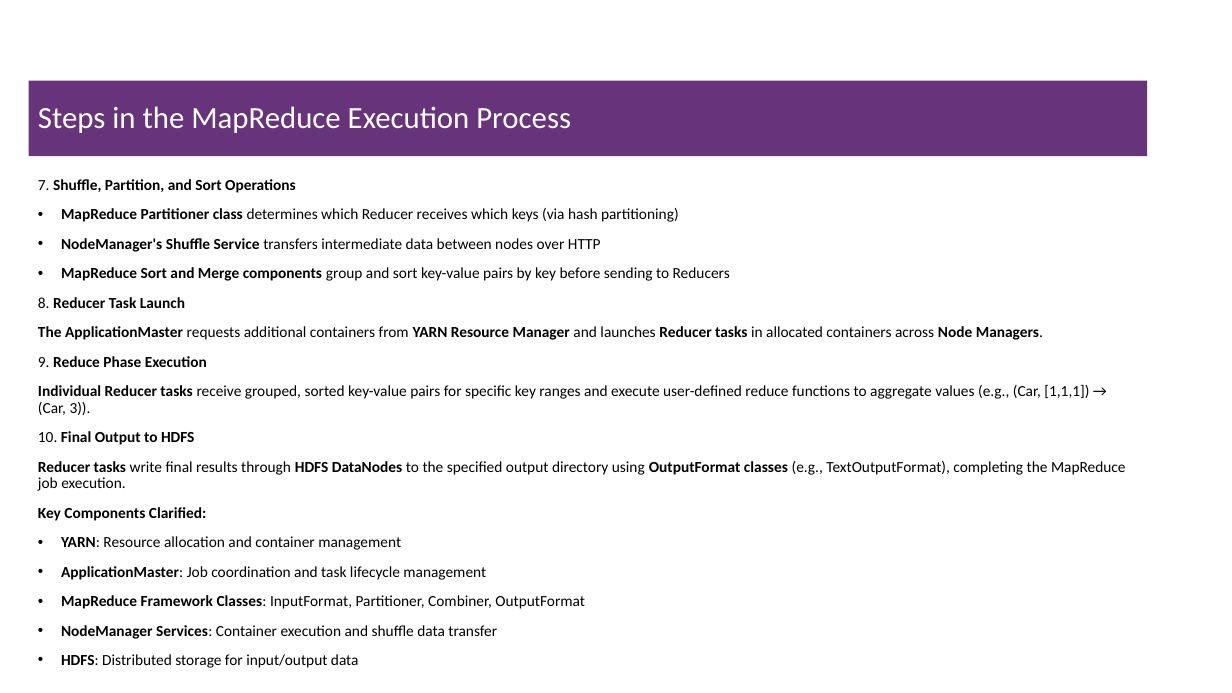
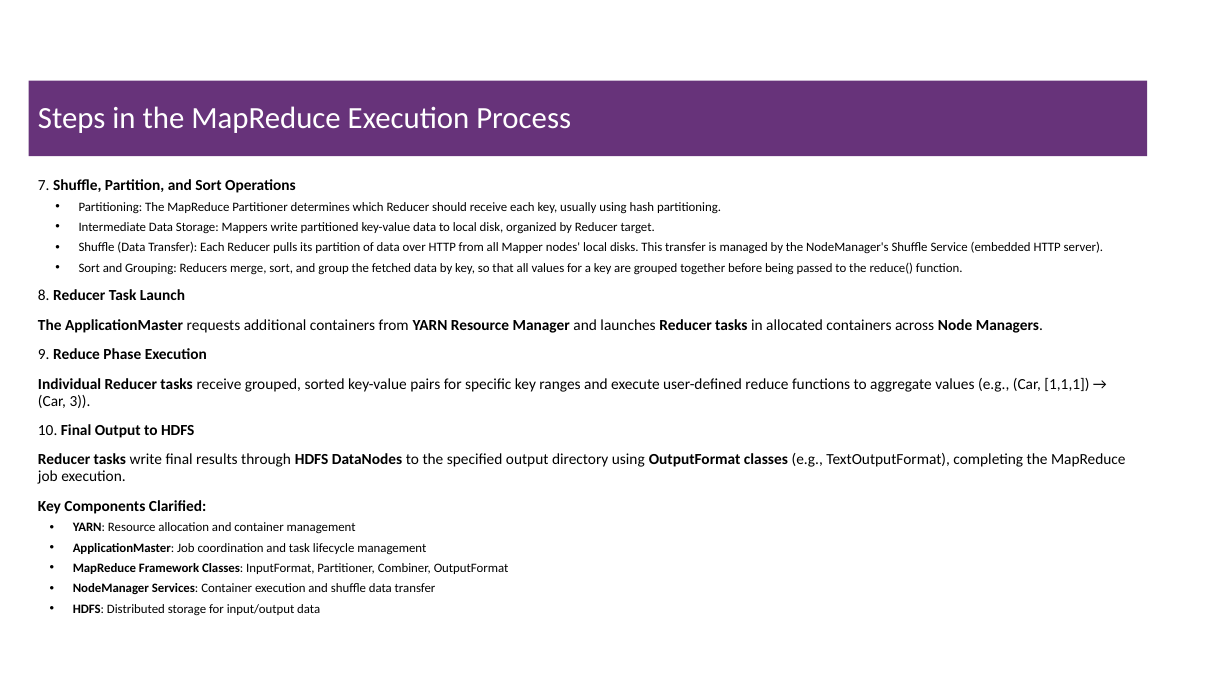
Before and after one commit to msfasha/307401-Big-Data, a slide deck: slide 14 of 20243/section_2_introduction_to_hadoop_eco_system/2-Introduction to Hadoop Eco System.pptx. Drawn at 1232x693 pixels with LibreOffice and Linux fonts; fonts in the diff are those of the drawing; background and template pictures are left out. Boxes give left, top, right and bottom in pixels: in the first picture for what was removed or moved away, otherwise in the second. Text is boxed around its words. In the diff, an @@ line names an element or a change of style, - is before the commit and + after.

```diff
--- a/20243/section_2_introduction_to_hadoop_eco_system/2-Introduction to Hadoop Eco System.pptx
+++ b/20243/section_2_introduction_to_hadoop_eco_system/2-Introduction to Hadoop Eco System.pptx
@@ text at bbox=[79, 202, 1104, 275]: text changed; size 12 to 10 pt @@
-• MapReduce Partitioner class determines which Reducer receives which keys (via hash partitioning)
-• NodeManager's Shuffle Service transfers intermediate data between nodes over HTTP
-• MapReduce Sort and Merge components group and sort key-value pairs by key before sending to Reducers
+  • Partitioning: The MapReduce Partitioner determines which Reducer should receive each key, usually using hash partitioning.
+  • Intermediate Data Storage: Mappers write partitioned key-value data to local disk, organized by Reducer target.
+  • Shuffle (Data Transfer): Each Reducer pulls its partition of data over HTTP from all Mapper nodes' local disks. This transfer is managed by the NodeManager's Shuffle Service (embedded HTTP server).
+  • Sort and Grouping: Reducers merge, sort, and group the fetched data by key, so that all values for a key are grouped together before being passed to the reduce() function.
@@ text at bbox=[73, 522, 509, 616]: size 12 to 10 pt in "YARN: Resource allocation and container management", "ApplicationMaster: Job coordination and task lifecycle manag ...", "MapReduce Framework Classes: InputFormat, Partitioner, Combi ...", "NodeManager Services: Container execution and shuffle data ..." and 1 more places; list level 1 to 2 in "YARN: Resource allocation and container ..."; list level 1 to 2 in "ApplicationMaster: Job coordination and task ..."; list level 1 to 2 in "MapReduce Framework Classes: InputFormat, Partitioner, ..."; list level 1 to 2 in "NodeManager Services: Container execution and ..."; list level 1 to 2 in "HDFS: Distributed storage for input/output ..." @@
```
Also in this commit, not shown: 24 other slides changed.
